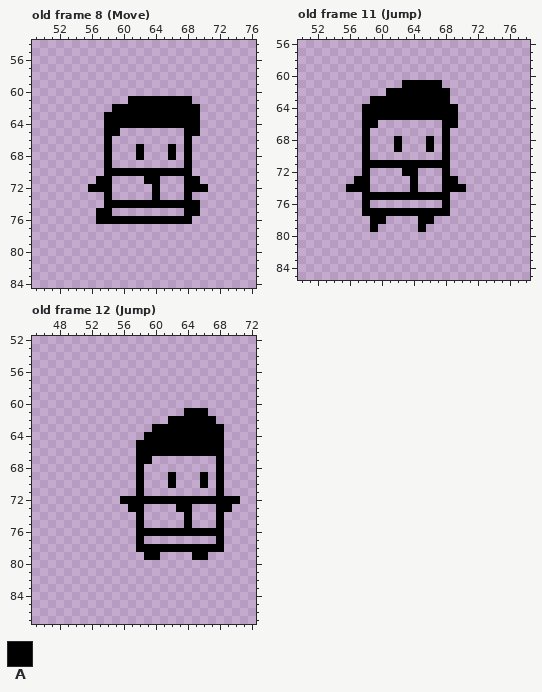
One commit to this pixel-art file: Assets/New-Sprites/Char.aseprite. The first picture shows the starting point.
128x128 pixels, 31 frames. Shown: old frame 8 (Move): x 49..76, y 54..84; old frame 11 (Jump): x 50..78, y 56..85; old frame 12 (Jump): x 45..72, y 52..87. The commit also changed other frames, which this record leaves out.
Visible layers, top first: "Player", "Weapon".
Palette (. is transparent): A #000000
Pixels before, old frame 8 (Move), first column x 56:
61 .....AAAAAAAA..
62 ...AAAAAAAAAAA.
63 ..AAAAAAAAAAAA.
64 ..AAAAAAAAAAAA.
65 ..AA........AA.
66 ..A.........A..
67 ..A...A...A.A..
68 ..A...A...A.A..
69 ..A.........A..
70 ..AAAAAAAAAAA..
71 .AA....AA...AA.
72 AAA.....A...AAA
73 ..A.....A...A..
74 ..AAAAAAAAAAAA.
75 .AA.........AA.
76 .AAAAAAAAAAAA..
Pixels before, old frame 11 (Jump), first column x 56:
61 .......AAAAA...
62 .....AAAAAAAA..
63 ...AAAAAAAAAA..
64 ..AAAAAAAAAAAA.
65 ..AAAAAAAAAAAA.
66 ..AA........AA.
67 ..A.........A..
68 ..A...A...A.A..
69 ..A...A...A.A..
70 ..A.........A..
71 ..AAAAAAAAAAA..
72 ..A....AA...A..
73 .AA.....A...AA.
74 AAA.....A...AAA
75 ..AAAAAAAAAAA..
76 ..A.........A..
77 ..AAAAAAAAAAA..
78 ...AA....AA....
79 ...A.....A.....
Pixels before, old frame 12 (Jump), first column x 56:
61 ........AAA....
62 ......AAAAAA...
63 ....AAAAAAAAA..
64 ...AAAAAAAAAA..
65 ..AAAAAAAAAAA..
66 ..AAAAAAAAAAA..
67 ..AA........A..
68 ..A.........A..
69 ..A...A...A.A..
70 ..A...A...A.A..
71 ..A.........A..
72 AAAAAAAAAAAAAAA
73 .AA....AA...AA.
74 ..A.....A...A..
75 ..A.....A...A..
76 ..AAAAAAAAAAA..
77 ..A.........A..
78 ..AAAAAAAAAAA..
79 ...AA....AA....
Once edited:
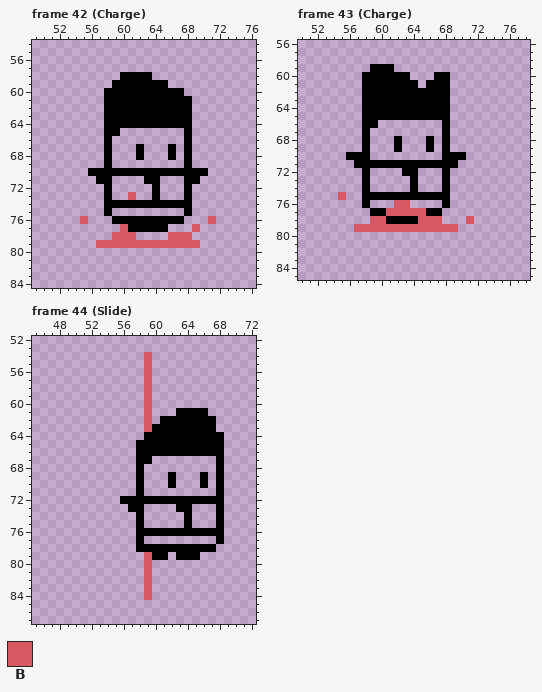
Colours new in this view: B #d95763
A new or re-ordered frame is compared with the old frame closest to it.
Commit: * Update player ase file
Change:
frames 31 -> 70
Changed rows in their new state; - is an unchanged pixel.
Frame 42 (Charge) is new; against old frame 8 (Move), layers "Weapon", "Player":
first column x 58:
58 --AAAA------
59 -AAAAAAA----
60 AAAAAAAAAA--
61 AAA---------
62 A----------.
63 -----------.
64 -----------.
65 -----------.
first column x 55:
70 -AA-----------AA-
72 -..-----------..-
73 ------B----------
74 --------------.--
75 --.-----------.--
76 B-..---------.--B
77 -----BAAAAA---B--
78 ----BBB----BBB---
79 --BBBBBBBBBBBBB--
Frame 43 (Charge) is new; against old frame 11 (Jump), layers "Weapon", "Player":
first column x 58:
59 -AAA--------
60 AAAAAA---AA-
61 AAAAA--.--A-
62 AAA---------
63 A-----------
64 -----------.
65 -----------.
66 -----------.
first column x 55:
70 -AA-----------AA-
71 --A-----------A--
73 --.-----------.--
74 -..-----------..-
75 B----------------
76 -------BB--------
77 ---.--BBBBB--.---
78 ----BBAAAABBB---B
79 --BBBBBBBBBBBBB--
Frame 44 (Slide) is new; against old frame 12 (Jump), layers "Weapon", "Player":
first column x 59:
54 B---------
55 B---------
56 B---------
57 B---------
58 B---------
59 B---------
60 B---------
61 B---A-----
62 B-A-------
63 B--------.
first column x 69:
72 ..
73 .-
first column x 59:
78 ---------.
79 B-A-AA-.--
80 B---------
81 B---------
82 B---------
83 B---------
84 B---------
Where, in picture pixels (left, top, right, bottom), the same in both pictures:
changed: (104, 72, 200, 136)
changed: (80, 168, 216, 248)
changed: (338, 64, 474, 232)
changed: (144, 352, 224, 432)
changed: (144, 496, 240, 600)
